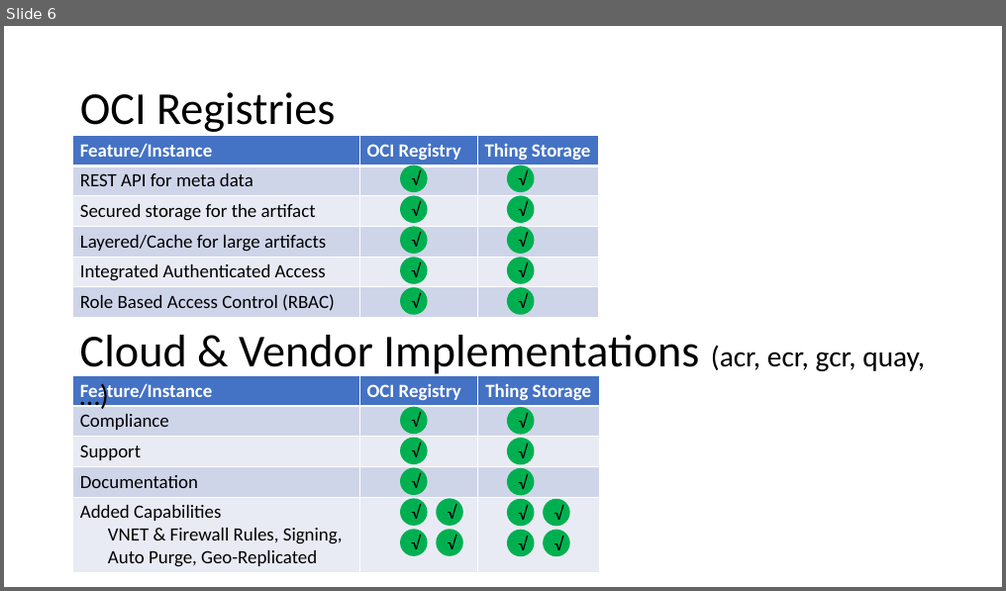
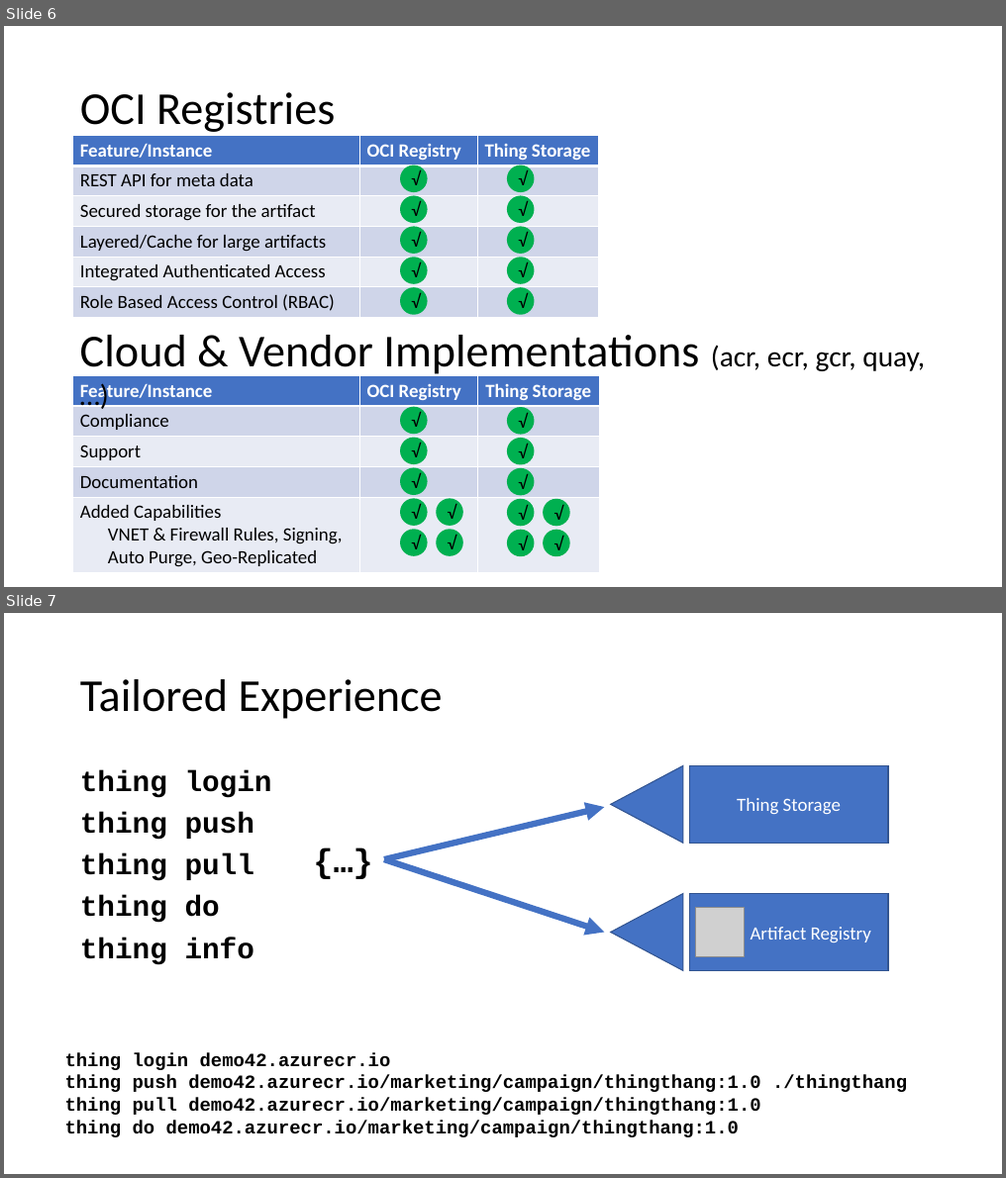
Before and after one commit to SteveLasker/Presentations, a slide deck: ACR/OCIArtifactRegistries.pptm. Shown one above the other, each under a label of ours: slide 6 before the commit, slides 6 and 7 after it. The pictures are 1006x591 and 1006x1178 pixels, drawn with LibreOffice and Linux fonts; fonts in the diff are those of the drawing; grey boxes stand for pictures. Boxes give left, top, right and bottom in pixels: in the first picture for what was removed or moved away, otherwise in the second. Text is boxed around its words. In the diff, an @@ line names an element or a change of style, - is before the commit and + after.

Commit message:
New Artifacts

```diff
--- a/ACR/OCIArtifactRegistries.pptm
+++ b/ACR/OCIArtifactRegistries.pptm
@@ slide 7 added at [4, 613, 1002, 1174], background #FFFFFF @@
@@ title added at [80, 679, 443, 719], 44 pt, text #000000 @@
+Tailored Experience
@@ text added at [80, 770, 272, 965], 28 pt, text #000000, bold @@
+thing login
+thing push
+thing pull
+thing do
+thing info
@@ triangle added at [611, 765, 683, 843], fill #4472C4, outline #325491 1 pt @@
@@ rectangle added at [690, 765, 889, 843], fill #4472C4, outline #325491 1 pt, 18 pt, text #FFFFFF @@
+Thing Storage
@@ arrow added from (384, 860) to (604, 807), #4472C4 6 pt @@
@@ text added at [306, 836, 381, 884], 32 pt, text #000000, bold @@
+{…}
@@ arrow added from (384, 860) to (604, 933), #4472C4 6 pt @@
@@ triangle added at [611, 894, 683, 970], fill #4472C4, outline #325491 1 pt @@
@@ rectangle added at [690, 894, 889, 970], fill #4472C4, outline #325491 1 pt, 18 pt, text #FFFFFF @@
+OCI Artifact Registry
@@ picture added at [696, 908, 745, 957] @@
@@ text added at [65, 1054, 907, 1138], 18 pt, text #000000, bold @@
+thing login demo42.azurecr.io
+thing push demo42.azurecr.io/marketing/campaign/thingthang:1.0 ./thingthang
+thing pull demo42.azurecr.io/marketing/campaign/thingthang:1.0
+thing do demo42.azurecr.io/marketing/campaign/thingthang:1.0
```
Also in this commit, not shown: 2 slides changed, 10 other slides added.
